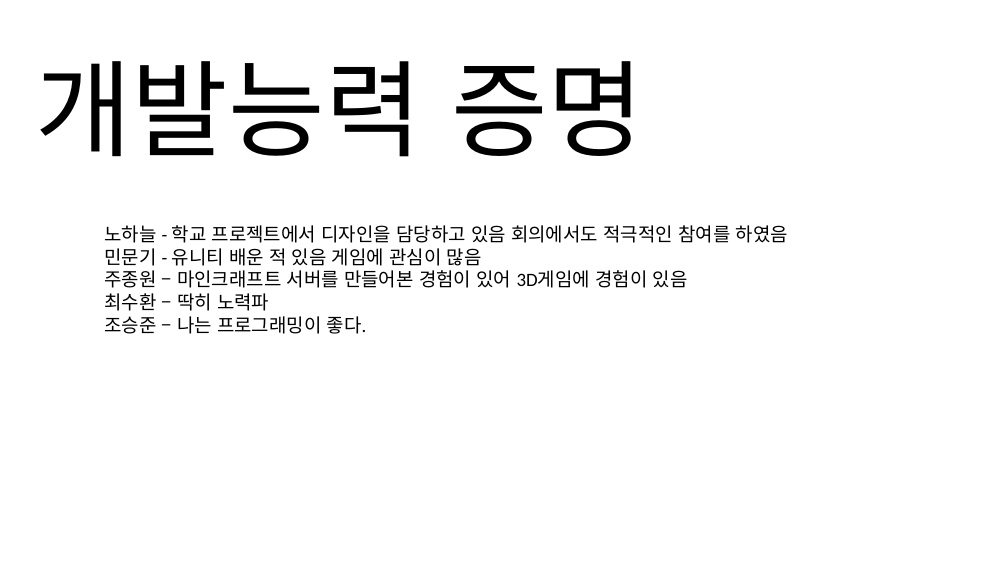
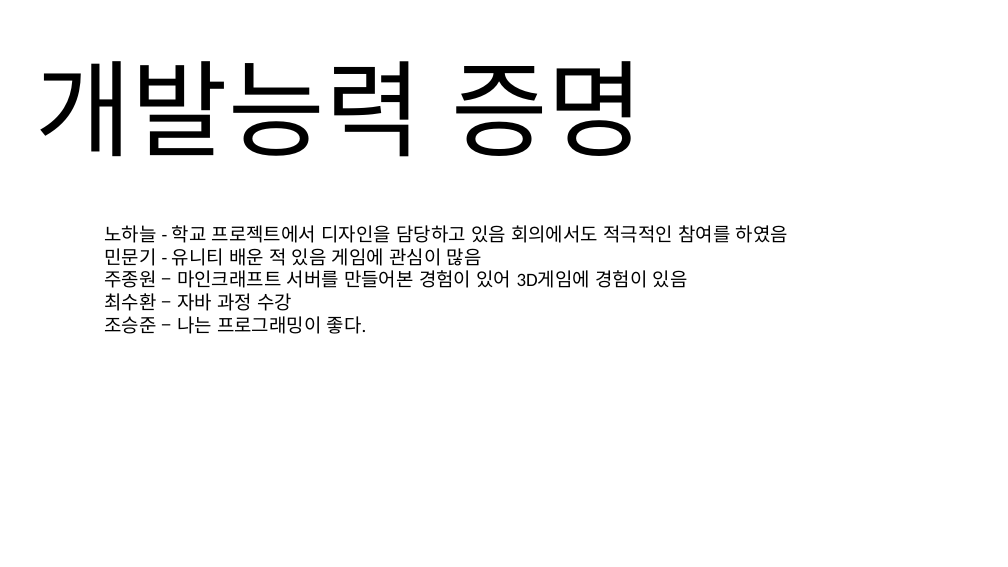
Before and after one commit to ufxpri/Percent, a slide deck: slide 21 of document/2. 본선/스타일.pptx (slide 20 before the commit). Drawn at 1008x567 pixels with LibreOffice and Linux fonts; fonts in the diff are those of the drawing. Boxes give left, top, right and bottom in pixels: in the first picture for what was removed or moved away, otherwise in the second. Text is boxed around its words. In the diff, an @@ line names an element or a change of style, - is before the commit and + after.

```diff
--- a/document/2. 본선/스타일.pptx
+++ b/document/2. 본선/스타일.pptx
@@ text at [104,293,292,311]: text changed @@
-최수환 – 딱히 노력파
+최수환 – 자바 과정 수강
```
Also in this commit, not shown: 1 other slide changed, 2 slides added, 1 slide removed, 4 other files.
